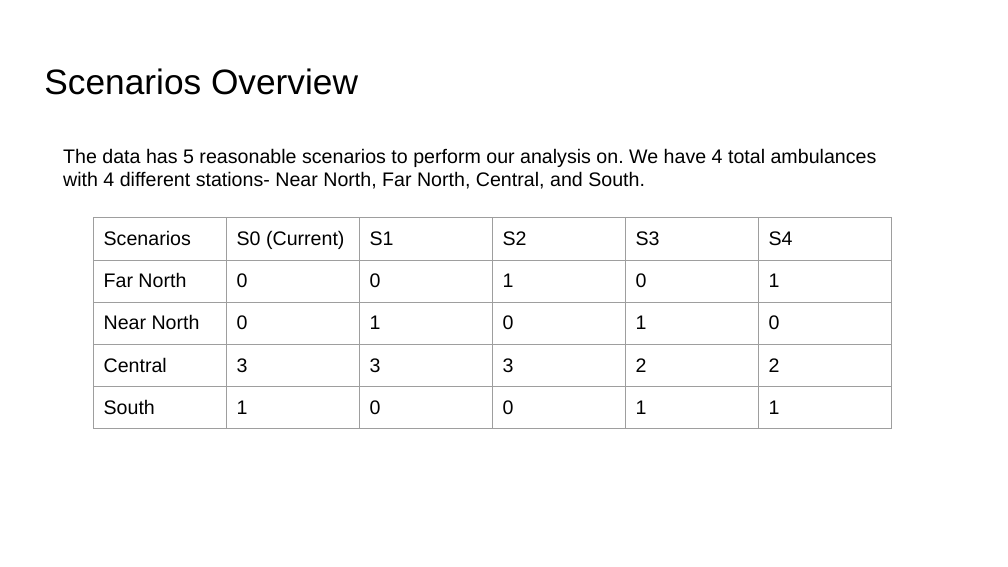
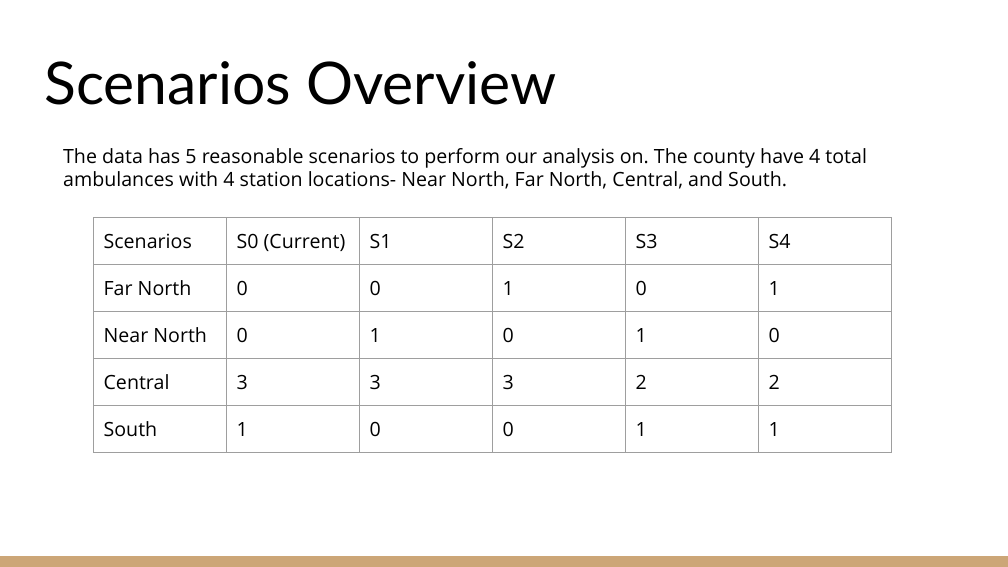
Before and after one commit to KenYe23/STA470S, a slide deck: slide 4 of EMS Stations Project/EMS_Station_Location.pptx. Drawn at 1008x567 pixels with LibreOffice and Linux fonts; fonts in the diff are those of the drawing. Boxes give left, top, right and bottom in pixels: in the first picture for what was removed or moved away, otherwise in the second. Text is boxed around its words. In the diff, an @@ line names an element or a change of style, - is before the commit and + after.

```diff
--- a/EMS Stations Project/EMS_Station_Location.pptx
+++ b/EMS Stations Project/EMS_Station_Location.pptx
@@ title "Scenarios Overview": place and size @@
-title "Scenarios Overview" at box(44, 68, 358, 95)
+title "Scenarios Overview" at box(44, 61, 556, 105)
@@ title "Scenarios Overview" at box(44, 61, 556, 105): size 25.2 to 42 pt, font Arial to Lato; vertical alignment top to bottom @@
@@ text at box(63, 148, 867, 189): text changed; font Arial to Open Sans @@
-The data has 5 reasonable scenarios to perform our analysis on. We have 4 total ambulances with 4 different stations- Near North, Far North, Central, and South.
+The data has 5 reasonable scenarios to perform our analysis on. The county have 4 total ambulances with 4 station locations- Near North, Far North, Central, and South.
@@ table at box(94, 218, 892, 548) @@
@@ font Arial to Open Sans @@
@@ rectangle added at box(0, 556, 1008, 567), fill #CCA677 @@
```
Also in this commit, not shown: 16 other slides changed, 2 slides added, 4 slides removed, 1 other file.
